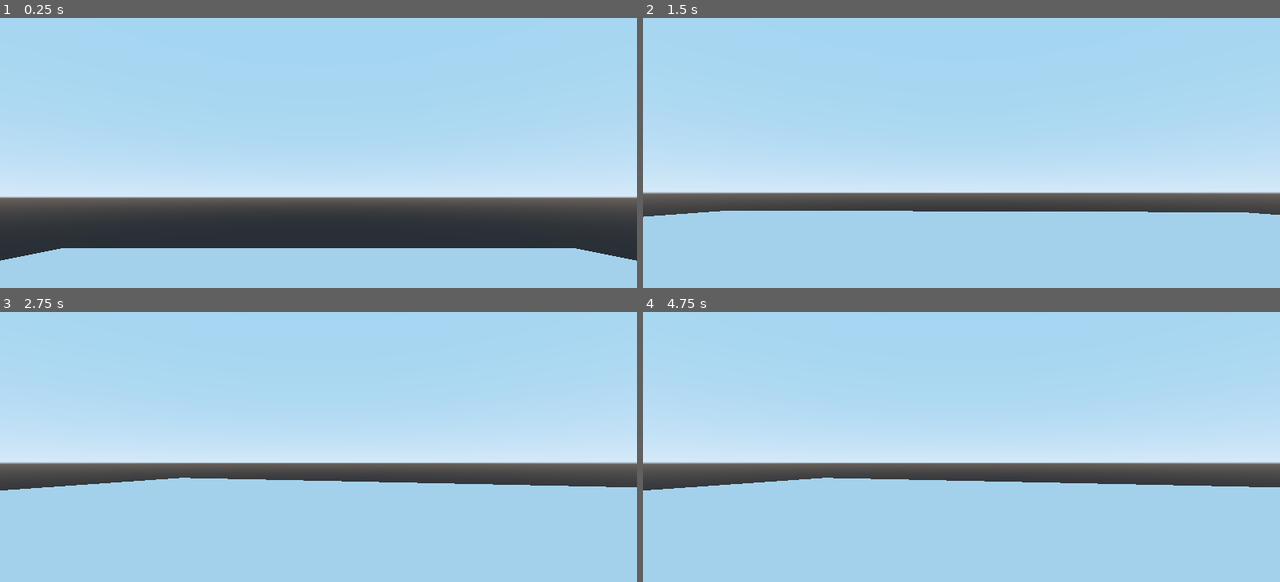
Above: before the commit, frames 1-4 (two rows, left to right).
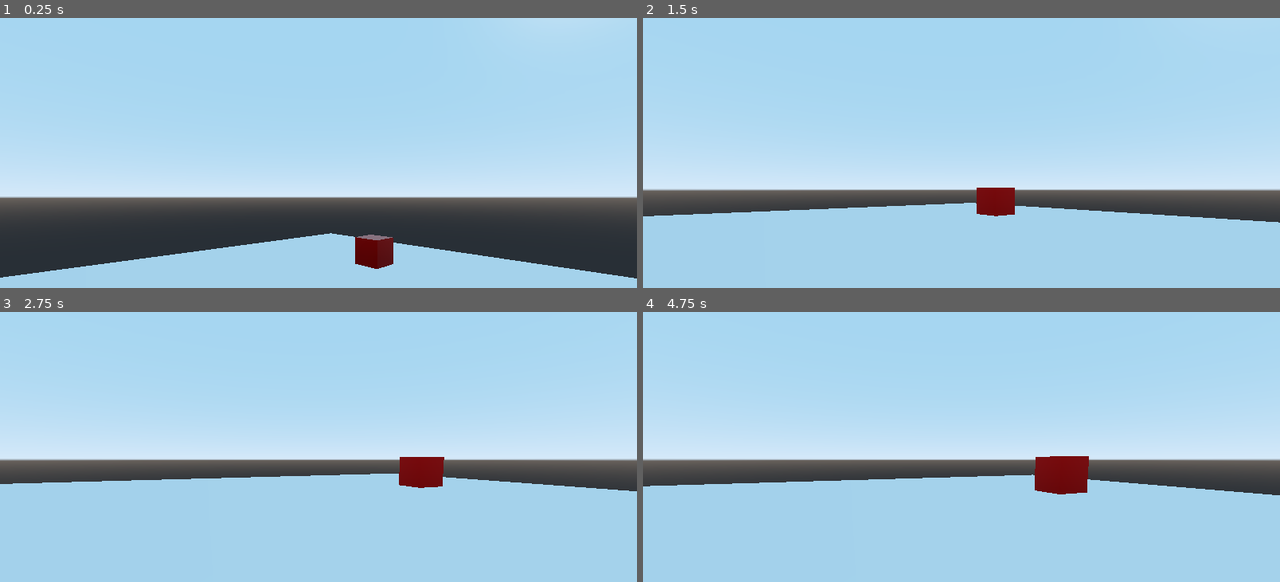
Above: after the commit, the same moments.

Repository: nexus2100/ARPG
Game: Godot game, scene res://scenes/Test_scene.tscn
Same seed, same stepped clock (60 frames per second), same inputs: the game is played once before the commit and once after it.
Inputs (mouse positions are in pixels of both pictures, inside the frame that each line leads up to):
- Up to frame 1 (0.25 s): no input
- Up to frame 2 (1.5 s): drag from (802, 196) to (1025, 117) at 0.52 s; drag from (1120, 196) to (929, 269) at 1.27 s
- Up to frame 3 (2.75 s): move the mouse to (382, 411) at 2.02 s; click (382, 411) at 2.17 s
- Up to frame 4 (4.75 s): tap Enter at 2.75 s; drag from (929, 563) to (770, 436) at 2.77 s; move the mouse to (1152, 544) at 3.52 s; click (1152, 544) at 3.67 s; tap Space at 4.25 s; drag from (770, 436) to (865, 401) at 4.27 s

The runs differ from the first frame. In frame 1, 4.6% of the frame differs, in the area x 0-100%, y 79-97%; in frame 2, 3.3%; in frame 3, 3.4%; in frame 4, 3.6%.

Commit message:
made moving the character using the touchscreen

Diff:
--- /dev/null
+++ b/Touch_contorl_field.gd
@@ -0,0 +1,28 @@
+extends Control
+
+var id = -1
+var vec = Vector2()
+var pos = Vector2()
+var used:bool = false
+var strength:float = 0
+export(int,50, 300) var max_drag = 100
+func _input(event):
+	if event is InputEventScreenTouch:
+		if event.pressed:
+			if(get_rect().has_point(event.position)):
+				id = event.index
+				used = true
+				pos = event.position
+		else:
+			if id == event.index:
+				used = false
+				id = -1
+				vec = Vector2.ZERO
+				strength = 0
+
+	elif event is InputEventScreenDrag:
+		if event.index == id:
+			vec = (pos - event.position)
+			strength = clamp(vec.length(),0,max_drag)/max_drag
+			vec = vec.normalized()
+	pass
--- a/scenes/Test_scene.tscn
+++ b/scenes/Test_scene.tscn
@@ -30,7 +30,7 @@
 shape = SubResource( 2 )
 
 [node name="Player" parent="." instance=ExtResource( 1 )]
-transform = Transform( 1, 0, 0, 0, 1, 0, 0, 0, 1, 0, 4.02105, 0 )
+transform = Transform( -0.672315, 0, -0.740265, 0, 1, 0, 0.740265, 0, -0.672315, 0, 4.02105, 0 )
 
 [node name="Cube" type="MeshInstance" parent="."]
 transform = Transform( 1, 0, 0, 0, 1, 0, 0, 0, 1, -11.3855, 1.48353, -15.9281 )
--- /dev/null
+++ b/scripts/Move_control.gd
@@ -0,0 +1,19 @@
+extends Control
+
+var vec = Vector2()
+var pos = Vector2()
+var used:bool = false
+var id = -1
+
+func _on_Move_control_gui_input(event):
+	if event is InputEventScreenTouch:
+		if event.pressed:
+			used = true
+			pos = event.position
+			id = event.index
+		else:
+			used = false
+	if event is InputEventScreenDrag and id == event.index:
+		vec = pos - event.position
+		print("move ", event.index)
+	pass # Replace with function body.
--- a/scripts/Player.gd
+++ b/scripts/Player.gd
@@ -1,20 +1,43 @@
 extends KinematicBody
 var gravity = Vector3(0,-9.5,0)
-var velocity = Vector3.ZERO
-var speed = 20
-var accel = 4
+var velocity = Vector3()
+var movement = Vector3()
+var direction = Vector3()
+var forward_speed = 3
+var rlb_speed = 4
+var accel = 6
 var deaccel = 15
 onready var mc = $Move_control
 onready var rc = $Rotate_control
-
+var is_jump:bool = false
 func _ready():
 	pass
 
 func _physics_process(delta):
-	velocity += gravity * delta
+	direction = Vector3.ZERO
 	if rc.used:
-		transform.basis = Basis(Vector3.UP,rotation.y + rc.vector.x*delta*rc.strength)
-		$Head.transform.basis = Basis(Vector3.RIGHT,clamp($Head.rotation.x - rc.vector.y*delta*rc.strength,-1.4,1.4))
-		print(" rotate ", rc.vector," ", rc.strength)
-	velocity = move_and_slide(velocity, Vector3.UP)
+		$Head.transform.basis = Basis(Vector3.RIGHT,clamp($Head.rotation.x - rc.vec.y*delta,-1.4,1.4))
+		transform.basis = Basis(Vector3.UP,rotation.y + rc.vec.x*delta)
+	if abs(mc.vec.y)>0.6 and mc.strength > 0.4:
+		direction.z += sign(mc.vec.y)
+	elif abs(mc.vec.x) > 0.6 and mc.strength > 0.3:
+		direction.x += sign(mc.vec.x)
+	direction =  direction.normalized()
+	direction = direction.rotated(Vector3.UP,rotation.y)
+	velocity = velocity.linear_interpolate(direction*forward_speed, delta*accel)
+	movement.x = velocity.x*forward_speed
+	movement.z = velocity.z*forward_speed
+	movement += gravity*delta
+	if is_jump:
+		movement.y += 200*delta
+		is_jump = false
+	movement = move_and_slide(movement, Vector3.UP)
 	pass
+
+
+
+
+func _on_Button_pressed():
+	is_jump = true
+	print("jump")
+	pass # Replace with function body.
--- /dev/null
+++ b/scripts/Rotate_control.gd
@@ -0,0 +1,19 @@
+extends Control
+
+var vec = Vector2()
+var pos = Vector2()
+var used:bool = false
+var id = -1
+
+func _on_Rotate_control_gui_input(event):
+	if event is InputEventScreenTouch:
+		if event.pressed:
+			used = true
+			pos = event.position
+			id = event.index
+		else:
+			used = false
+	if event is InputEventScreenDrag and id == event.index:
+		vec = pos - event.position
+		print("rotate ", event.index)
+	pass # Replace with function body.
--- a/units/Player.tscn
+++ b/units/Player.tscn
@@ -1,7 +1,7 @@
 [gd_scene load_steps=4 format=2]
 
 [ext_resource path="res://scripts/Player.gd" type="Script" id=1]
-[ext_resource path="res://units/Touch_control.gd" type="Script" id=2]
+[ext_resource path="res://Touch_contorl_field.gd" type="Script" id=2]
 
 [sub_resource type="ConvexPolygonShape" id=1]
 points = PoolVector3Array( 0.5, 0, 0.599961, 0.497553, 0.0489429, 0.599961, 0.490016, 0.0482576, 0.686746, 0.492365, 0, …(35571 unchanged characters)…
@@ -22,22 +22,23 @@
 far = 300.0
 
 [node name="Move_control" type="Control" parent="."]
-anchor_right = 0.5
+anchor_top = 1.0
 anchor_bottom = 1.0
-script = ExtResource( 2 )
-__meta__ = {
-"_edit_use_anchors_": true
-}
-
-[node name="Rotate_control" type="Control" parent="."]
-anchor_left = 1.0
-anchor_right = 1.0
-margin_left = -400.0
-margin_bottom = 450.0
+margin_top = -450.0
+margin_right = 400.0
 script = ExtResource( 2 )
 __meta__ = {
 "_edit_use_anchors_": false
 }
 
-[connection signal="gui_input" from="Move_control" to="Move_control" method="_on_Touch_control_gui_input"]
-[connection signal="gui_input" from="Rotate_control" to="Rotate_control" method="_on_Touch_control_gui_input"]
+[node name="Rotate_control" type="Control" parent="."]
+anchor_left = 1.0
+anchor_top = 1.0
+anchor_right = 1.0
+anchor_bottom = 1.0
+margin_left = -400.0
+margin_top = -450.0
+script = ExtResource( 2 )
+__meta__ = {
+"_edit_use_anchors_": false
+}
--- a/units/Touch_control.gd
+++ /dev/null
@@ -1,21 +0,0 @@
-extends Control
-var start:Vector2 = Vector2.ZERO
-var vector:Vector2 = Vector2.ZERO
-var used:bool = false
-export(int,10,300) var max_drag:int = 100
-var strength:float = 0
-
-func _on_Touch_control_gui_input(event):
-	if event is InputEventScreenTouch:
-		if event.pressed:
-			used = true
-			start = event.position
-		else:
-			used = false
-			start = Vector2.ZERO
-			vector = Vector2.ZERO
-			strength = 0
-	elif event is InputEventScreenDrag:
-		vector = (start - event.position).normalized()
-		strength = clamp(start.distance_to(event.position),0,max_drag)/max_drag
-	pass # Replace with function body.
